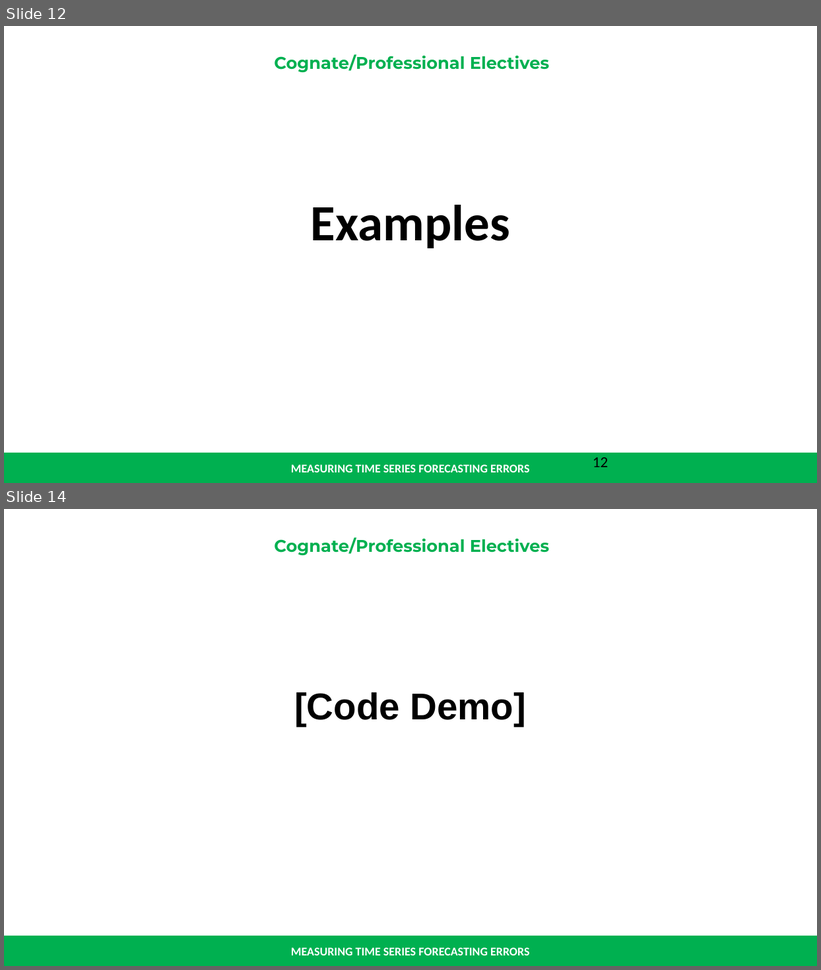
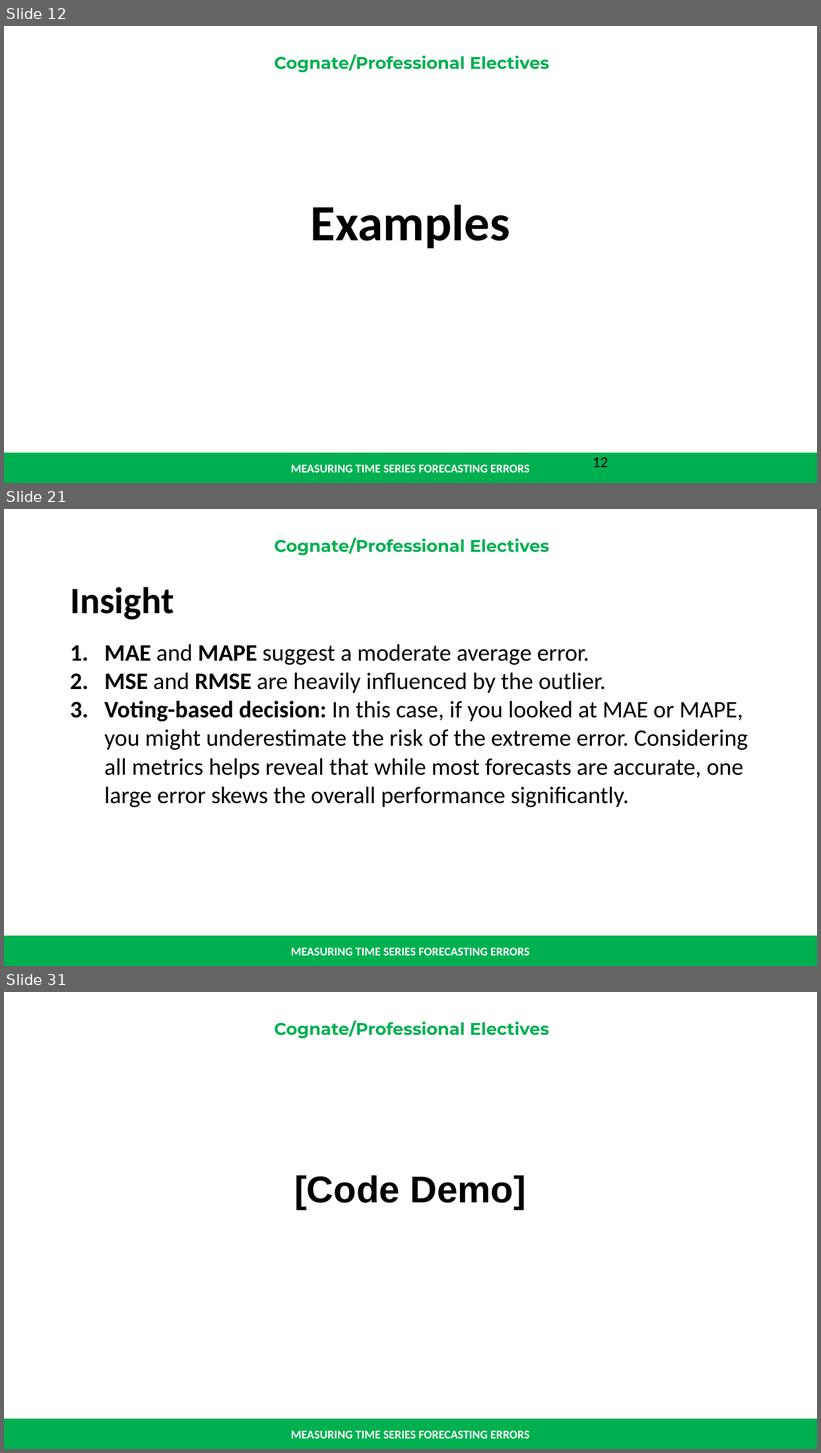
Before and after one commit to renatomaaliw3/public_files, a slide deck: CPE Electives (1 - 3)/01. Lectures Notebook/000. Presentations & Text Books/01. Presentation Slides/06.8 Measuring Forecasting Errors.pptx. Shown one above the other, each under a label of ours: slides 12 and 14 before the commit, slides 12, 21 and 31 after it; the slides between them are not shown. The pictures are 821x970 and 821x1453 pixels, drawn with LibreOffice and Linux fonts; fonts in the diff are those of the drawing. Boxes give left, top, right and bottom in pixels: in the first picture for what was removed or moved away, otherwise in the second. Text is boxed around its words. In the diff, an @@ line names an element or a change of style, - is before the commit and + after.

```diff
--- a/CPE Electives (1 - 3)/01. Lectures Notebook/000. Presentations & Text Books/01. Presentation Slides/06.8 Measuring Forecasting Errors.pptx
+++ b/CPE Electives (1 - 3)/01. Lectures Notebook/000. Presentations & Text Books/01. Presentation Slides/06.8 Measuring Forecasting Errors.pptx
@@ slide 21 added at (x1=4, y1=509, x2=817, y2=966), background #FFFFFF; not listed: 3 template elements that a slide beside it also shows @@
@@ text added at (x1=70, y1=587, x2=748, y2=807), 28 pt, text #000000 @@
+Insight
+1. MAE and MAPE suggest a moderate average error.
+2. MSE and RMSE are heavily influenced by the outlier.
+3. Voting-based decision: In this case, if you looked at MAE or MAPE, you might underestimate the risk of the extreme error. Considering all metrics helps reveal that while most forecasts are accurate, one large error skews the overall performance significantly.
@@ what was slide 14 is now slide 31 @@
```
Also in this commit, not shown: 1 slide changed, 16 other slides added, 1 other file.
